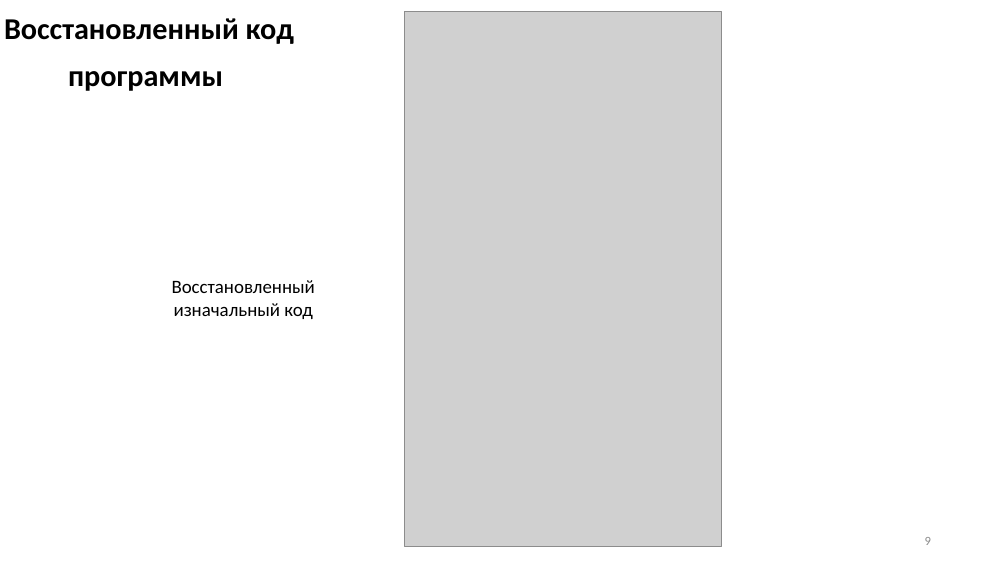
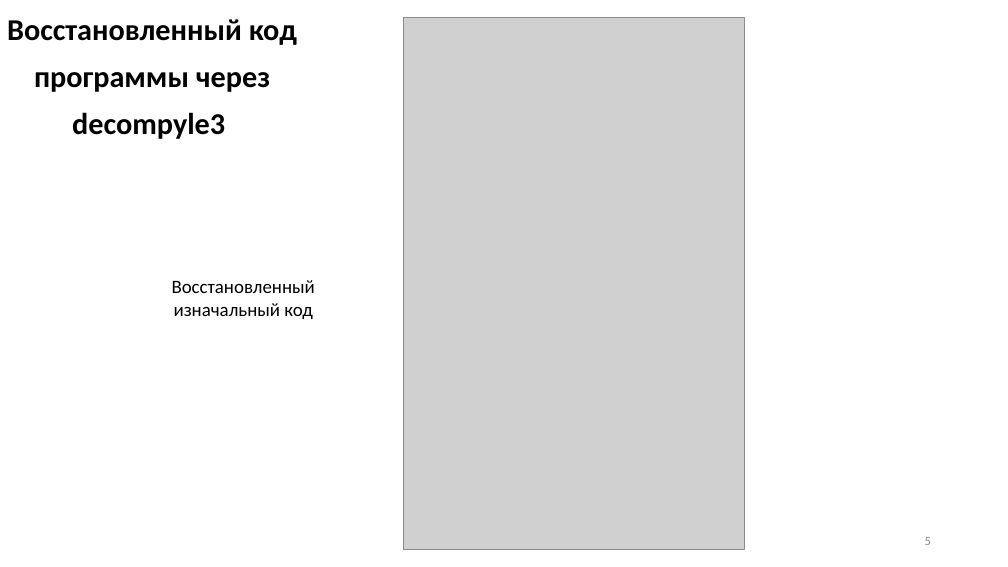
Before and after one commit to IgorKruchinin/Reverse_engineering, a slide deck: slide 5 of ЛР_5_Бикбавов_Кручинин.pptx (slide 9 before the commit). Drawn at 1008x567 pixels with LibreOffice and Linux fonts; fonts in the diff are those of the drawing; grey boxes stand for pictures. Boxes give left, top, right and bottom in pixels: in the first picture for what was removed or moved away, otherwise in the second. Text is boxed around its words. In the diff, an @@ line names an element or a change of style, - is before the commit and + after.

```diff
--- a/ЛР_5_Бикбавов_Кручинин.pptx
+++ b/ЛР_5_Бикбавов_Кручинин.pptx
@@ title at (x1=7, y1=19, x2=297, y2=139): text changed @@
-Восстановленный код
-программы
+Восстановленный код
+программы через decompyle3
@@ picture resized from (x1=405, y1=11, x2=721, y2=546) to (x1=404, y1=17, x2=745, y2=549) @@
```
Also in this commit, not shown: 2 other slides changed, 1 slide added, 5 slides removed.
